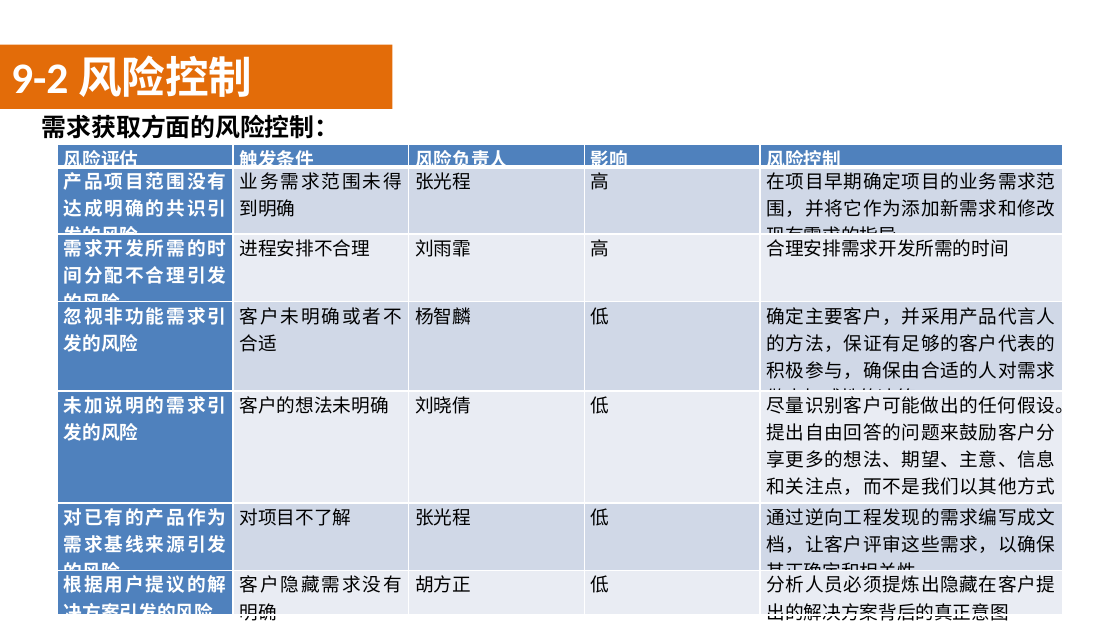
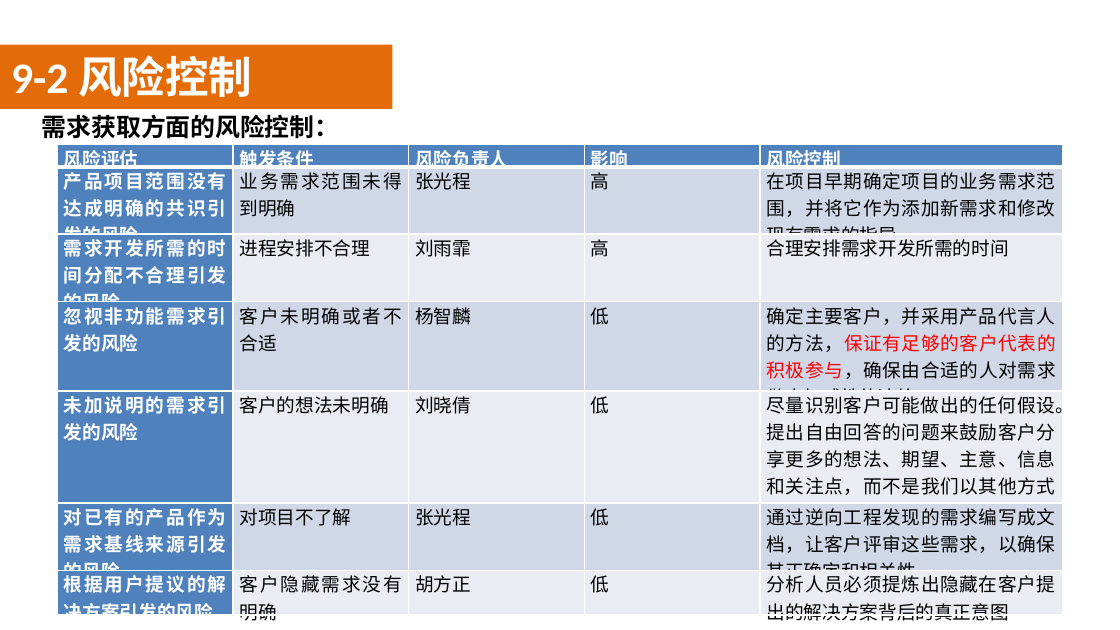
Before and after one commit to SoftwareRequirtmentsG02/Document, a slide deck: slide 42 of 案例教学系统/受控文档/分析设计/PPT/PRD2018-G02-需求工程PPT(III).pptx. Drawn at 1120x630 pixels with LibreOffice and Linux fonts; fonts in the diff are those of the drawing; background and template pictures are left out. Boxes give left, top, right and bottom in pixels: in the first picture for what was removed or moved away, otherwise in the second. Text is boxed around its words. In the diff, an @@ line names an element or a change of style, - is before the commit and + after.

```diff
--- a/案例教学系统/受控文档/分析设计/PPT/PRD2018-G02-需求工程PPT(III).pptx
+++ b/案例教学系统/受控文档/分析设计/PPT/PRD2018-G02-需求工程PPT(III).pptx
@@ table at [57, 144, 1063, 625] @@
@@ text colour #000000 to #FF0000 in "确定主要客户，并采用产品代言人的方法，保证有足够的客户代表的积极参与，确保由合适的人对需求做出权威性的决策" @@
```
Also in this commit, not shown: 9 other slides changed.
